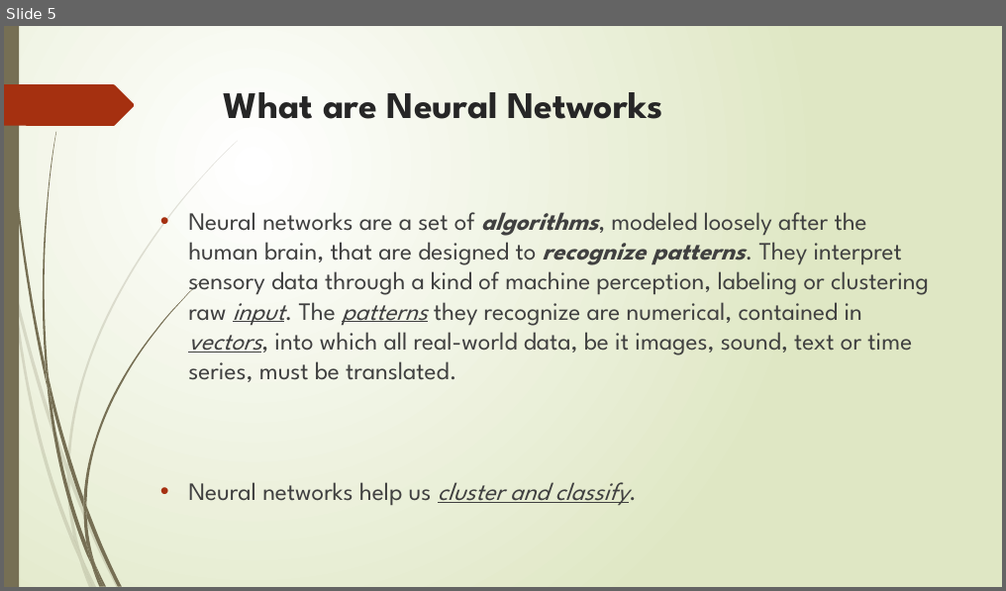
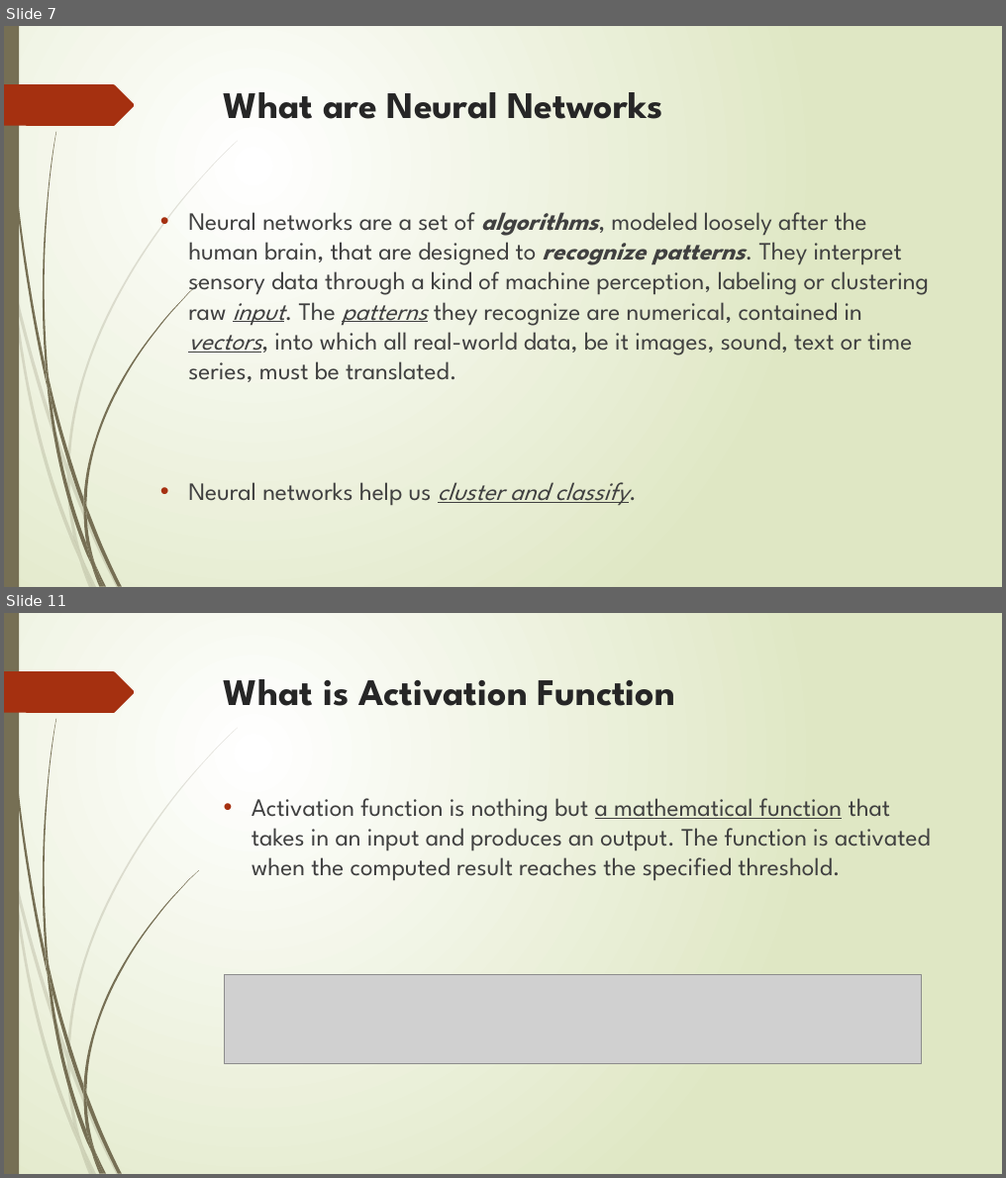
Before and after one commit to angui100/ML_TensorFlow_Workshop, a slide deck: ML_Workshop.pptx. Shown one above the other, each under a label of ours: slide 5 before the commit, slides 7 and 11 after it; the slides between them are not shown. The pictures are 1006x591 and 1006x1178 pixels, drawn with LibreOffice and Linux fonts; fonts in the diff are those of the drawing; grey boxes stand for pictures. Boxes give left, top, right and bottom in pixels: in the first picture for what was removed or moved away, otherwise in the second. Text is boxed around its words. In the diff, an @@ line names an element or a change of style, - is before the commit and + after.

```diff
--- a/ML_Workshop.pptx
+++ b/ML_Workshop.pptx
@@ slide 11 added at box(4, 613, 1002, 1174), background gradient #FFFFFF to #DFE8C4; not listed: 24 template elements that a slide beside it also shows @@
@@ title added at box(224, 679, 675, 706), 36 pt, text #262626, bold @@
+What is Activation Function
@@ text added at box(252, 798, 930, 881), 24 pt, text #404040 @@
+• Activation function is nothing but a mathematical function that takes in an input and produces an output. The function is activated when the computed result reaches the specified threshold.
@@ picture added at box(224, 974, 921, 1064) @@
@@ what was slide 5 is now slide 7 @@
```
Also in this commit, not shown: 4 slides changed, 7 other slides added, 1 slide removed, 4 other files.
